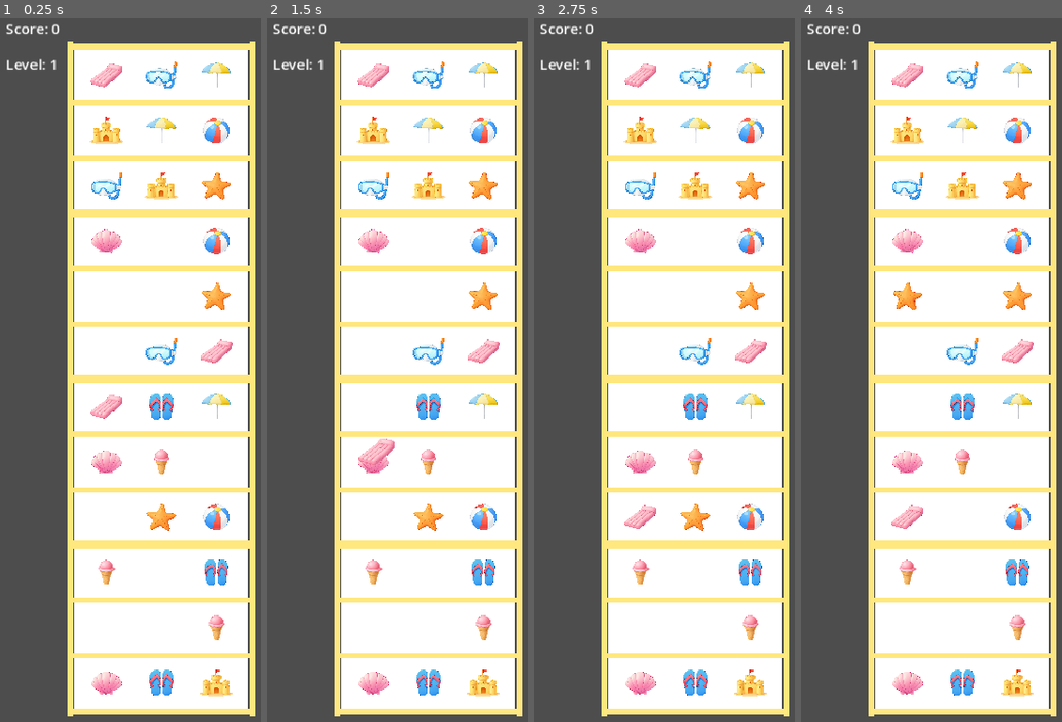
Above: before the commit, frames 1-4 (left to right).
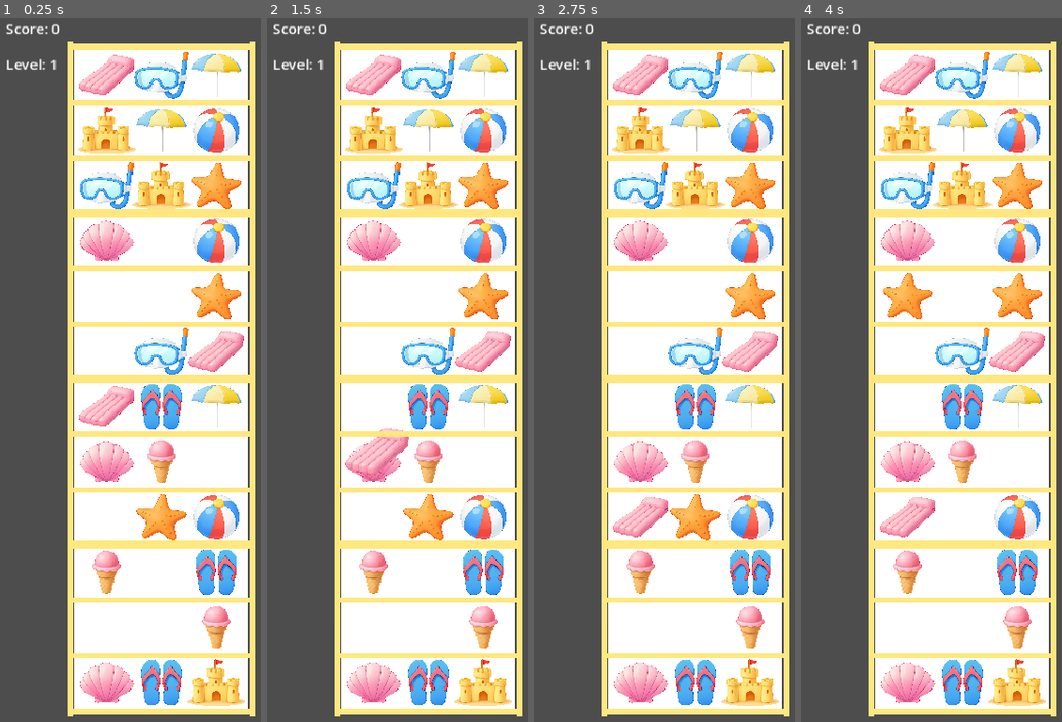
Above: after the commit, the same moments.

Repository: rochanehurst/TripleSort
Game: Godot game, scene res://scenes/core/GameScene.tscn
The game is run twice, just before and just after one commit, with the same random seed, the same clock (stepped at 60 frames per second) and the same inputs.
Inputs (mouse positions are in pixels of both pictures, inside the frame that each line leads up to):
- Up to frame 1 (0.25 s): no input
- Up to frame 2 (1.5 s): tap Enter at 0.5 s; move the mouse to (504, 341) at 0.52 s; click (504, 341) at 0.67 s; tap Space at 1.25 s; drag from (358, 412) to (410, 524) at 1.27 s
- Up to frame 3 (2.75 s): move the mouse to (729, 208) at 2.02 s; click (729, 208) at 2.17 s
- Up to frame 4 (4 s): tap Enter at 2.75 s; drag from (944, 524) to (858, 264) at 2.77 s; move the mouse to (outside the picture) at 3.52 s; click (outside the picture) at 3.67 s

The runs differ from the first frame. In frame 1, 15% of the frame differs, in the area x 29-94%, y 4-98%; in frame 2, 15%; in frame 3, 15%; in frame 4, 15%.

Commit message:
Items sized correctly, shelf layout complete

Diff:
--- a/scenes/objects/MatchObject.tscn
+++ b/scenes/objects/MatchObject.tscn
@@ -9,7 +9,7 @@
 script = ExtResource("1_k6ukn")
 
 [node name="Sprite3D" type="Sprite3D" parent="." unique_id=1592647434]
-pixel_size = 0.0008
+pixel_size = 0.0014
 billboard = 1
 alpha_cut = 1
 
